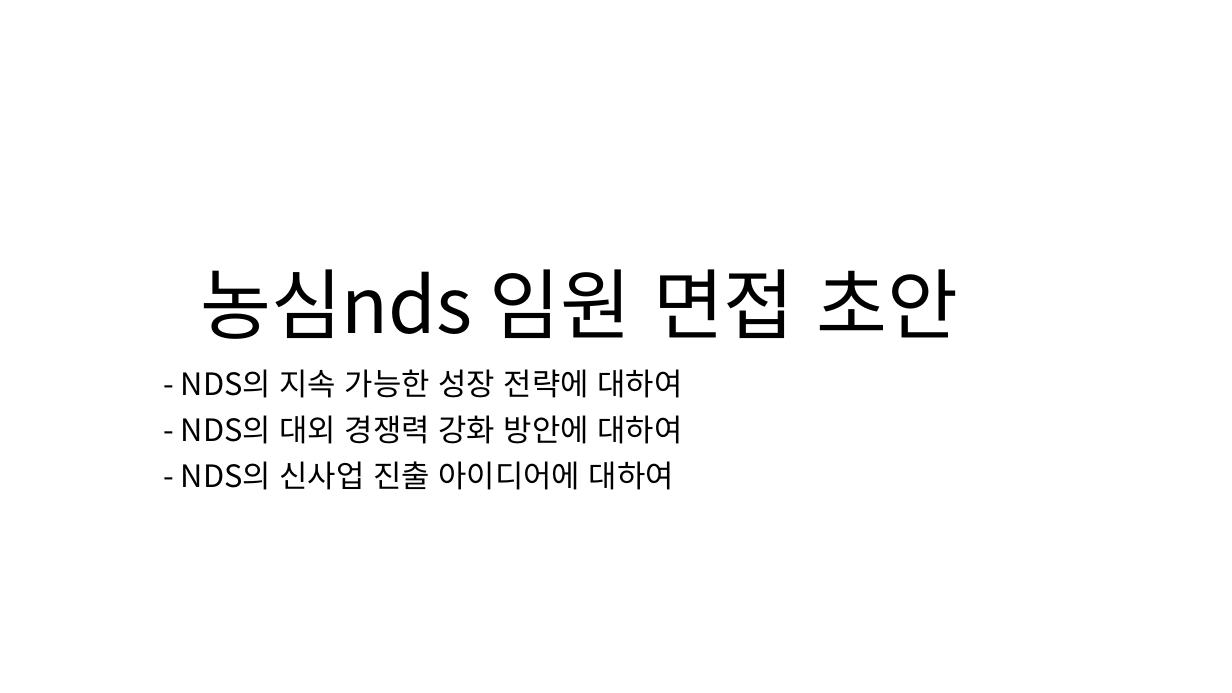
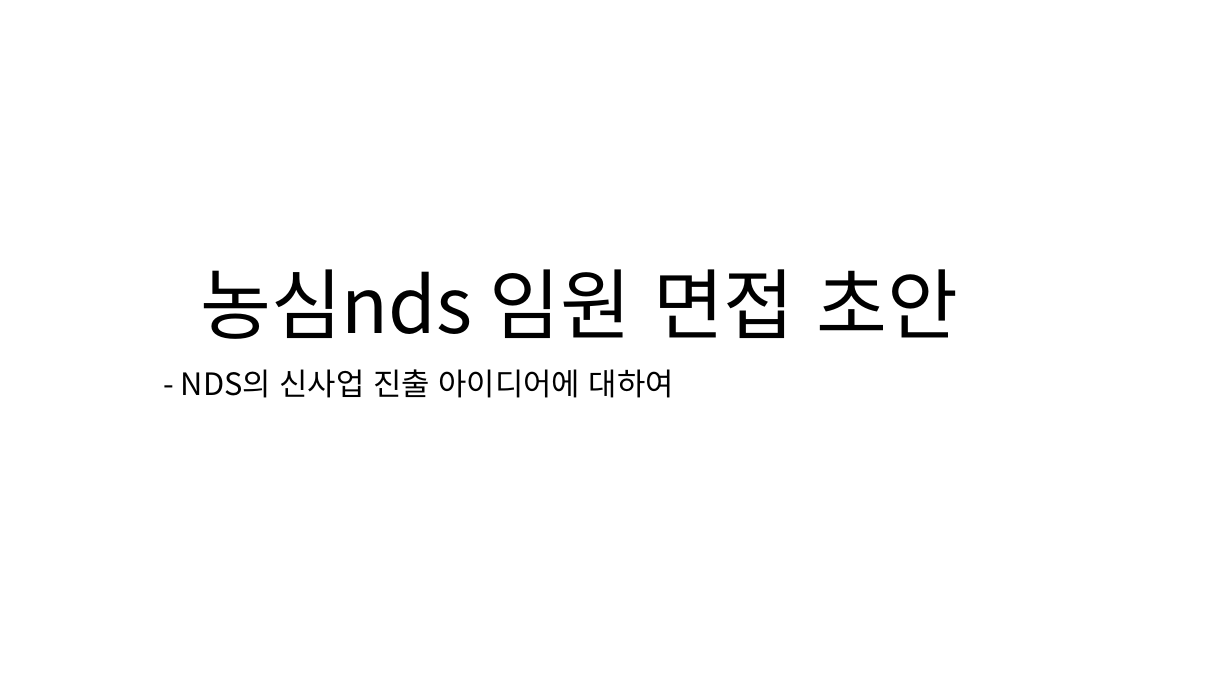
Before and after one commit to zdlghtjdz/codingtest, a slide deck: slide 1 of 공채관련_자료/농심 NDS/임원면접 초안.pptx. Drawn at 1232x693 pixels with LibreOffice and Linux fonts; fonts in the diff are those of the drawing. Boxes give left, top, right and bottom in pixels: in the first picture for what was removed or moved away, otherwise in the second. Text is boxed around its words. In the diff, an @@ line names an element or a change of style, - is before the commit and + after.

```diff
--- a/공채관련_자료/농심 NDS/임원면접 초안.pptx
+++ b/공채관련_자료/농심 NDS/임원면접 초안.pptx
@@ subtitle at <box>181,369,683,444</box>: paragraphs removed @@
-- NDS의 지속 가능한 성장 전략에 대하여
-- NDS의 대외 경쟁력 강화 방안에 대하여
```
Also in this commit, not shown: 3 slides added, 1 slide removed, 3 other files.
